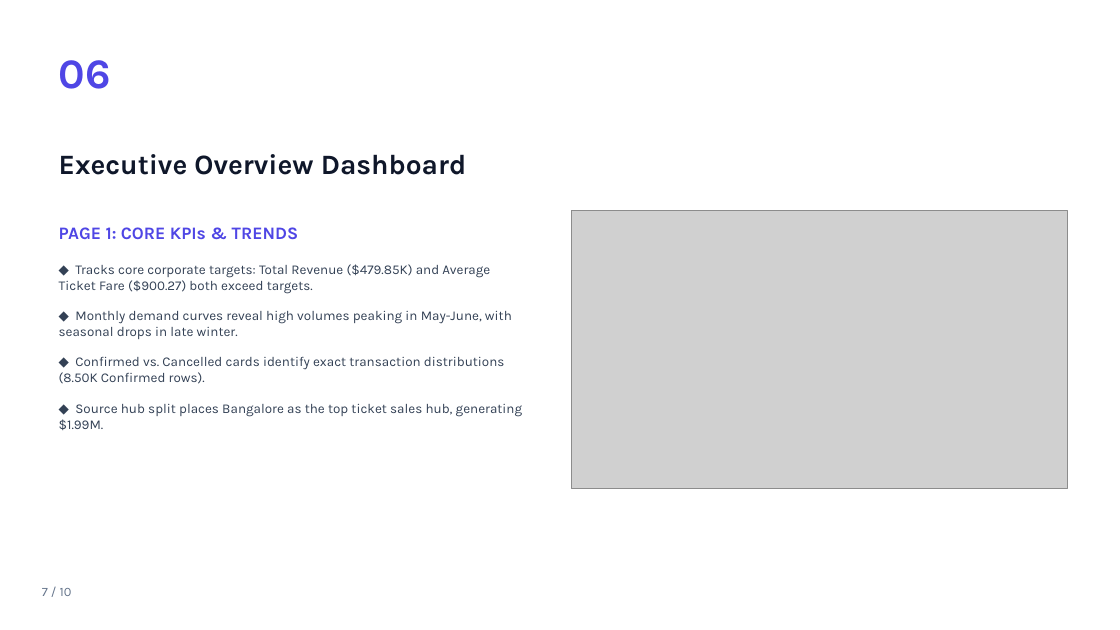
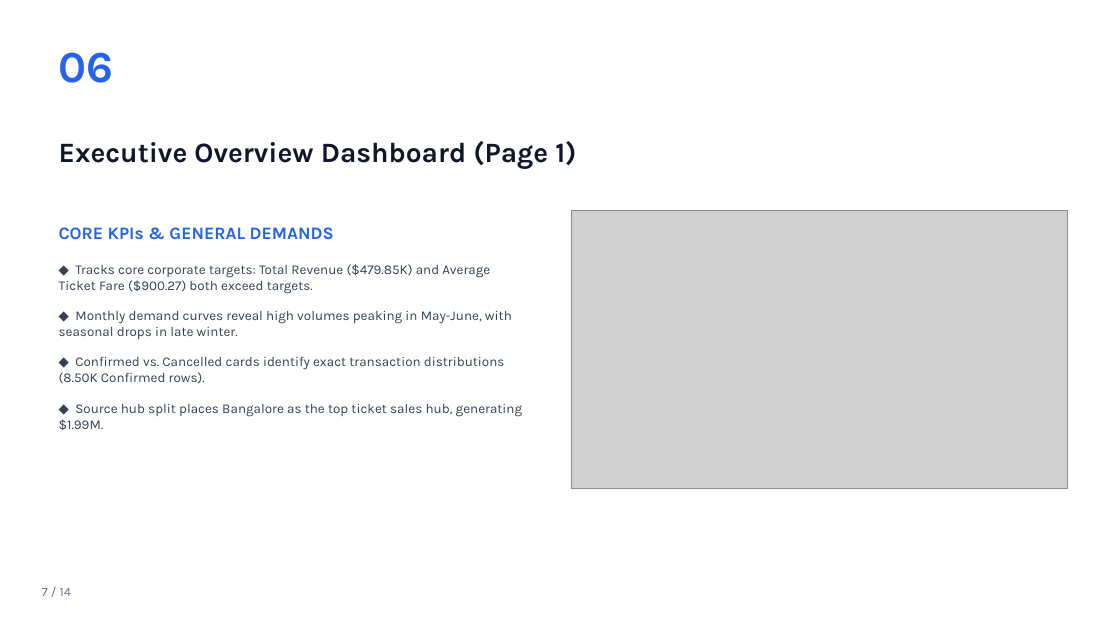
Before and after one commit to SHETYGURU/Revature-Bus-Booking-Analytical-System-, a slide deck: slide 7 of Bus Booking Analytics System (PowerBI)/documents/Bus_Booking_Analytics_PowerBI_light.pptx. Drawn at 1120x630 pixels with LibreOffice and Linux fonts; fonts in the diff are those of the drawing; grey boxes stand for pictures. Boxes give left, top, right and bottom in pixels: in the first picture for what was removed or moved away, otherwise in the second. Text is boxed around its words. In the diff, an @@ line names an element or a change of style, - is before the commit and + after.

```diff
--- a/Bus Booking Analytics System (PowerBI)/documents/Bus_Booking_Analytics_PowerBI_light.pptx
+++ b/Bus Booking Analytics System (PowerBI)/documents/Bus_Booking_Analytics_PowerBI_light.pptx
@@ text "06": place and size @@
-text "06" at box(59, 60, 111, 89)
+text "06" at box(59, 52, 114, 83)
@@ text "06" at box(59, 52, 114, 83): size 36 to 38 pt, text colour #4F46E5 to #2563EB @@
@@ text at box(59, 141, 576, 168): text changed @@
-Executive Overview Dashboard
+Executive Overview Dashboard (Page 1)
@@ text at box(59, 227, 334, 240): text changed; text colour #4F46E5 to #2563EB @@
-PAGE 1: CORE KPIs & TRENDS
+CORE KPIs & GENERAL DEMANDS
@@ text at box(42, 588, 71, 596): text changed @@
-7 / 10
+7 / 14
```
Also in this commit, not shown: 10 other slides changed, 4 slides added, 2 slides removed.
